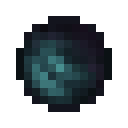
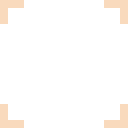
Comparing the layer stacks of the two (128, 128) images. Changes:
added layer "selectionNotation" above "LinkenSphere" over bbox(0, 0, 128, 128)
hid group "LinkenSphere" (3 layers) over bbox(0, 0, 128, 128)
